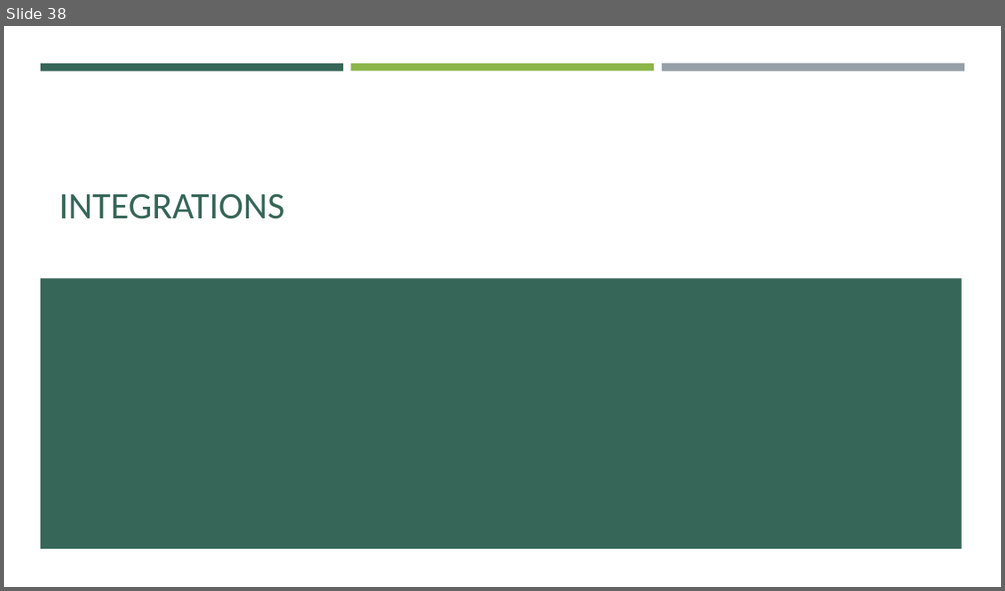
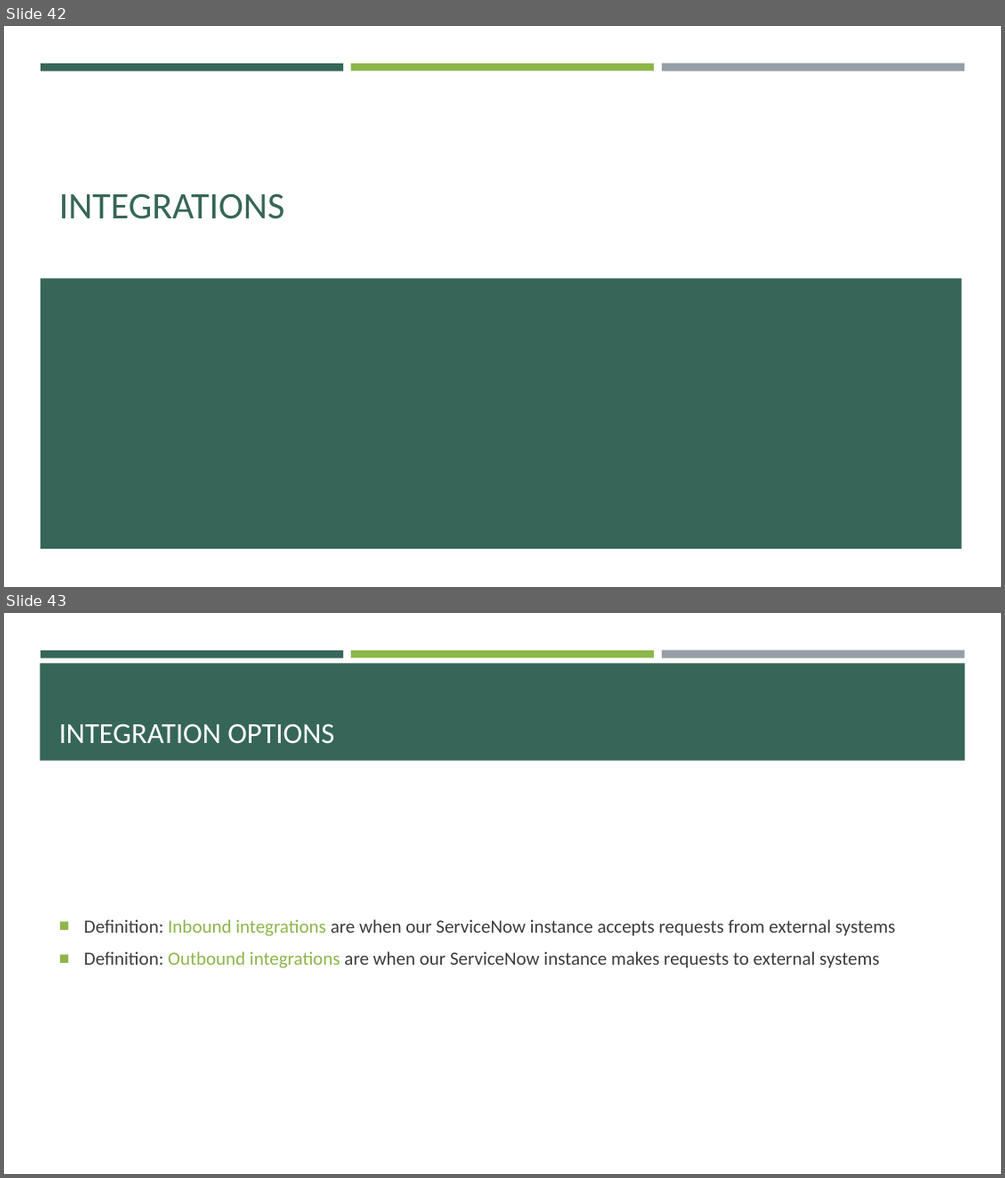
Before and after one commit to e-m-wilson/SNOW, a slide deck: Week_6/Data_Migration_&_Integration.pptx. Shown one above the other, each under a label of ours: slide 38 before the commit, slides 42 and 43 after it. The pictures are 1005x591 and 1005x1178 pixels, drawn with LibreOffice and Linux fonts; fonts in the diff are those of the drawing. Boxes give left, top, right and bottom in pixels: in the first picture for what was removed or moved away, otherwise in the second. Text is boxed around its words. In the diff, an @@ line names an element or a change of style, - is before the commit and + after.

```diff
--- a/Week_6/Data_Migration_&_Integration.pptx
+++ b/Week_6/Data_Migration_&_Integration.pptx
@@ slide 43 added at bbox=[4, 613, 1001, 1174], background #FFFFFF; not listed: 3 template elements that a slide beside it also shows @@
@@ rectangle added at bbox=[40, 663, 965, 761], fill #366658 @@
@@ title added at bbox=[59, 724, 334, 743], 28 pt, text #FFFFFF @@
+INTEGRATION OPTIONS
@@ text added at bbox=[84, 919, 895, 968], 18 pt, text #3D3D3D @@
+■ Definition: Inbound integrations are when our ServiceNow instance accepts requests from external systems
+■ Definition: Outbound integrations are when our ServiceNow instance makes requests to external systems
@@ what was slide 38 is now slide 42 @@
```
Also in this commit, not shown: 16 other slides added, 4 other files.
